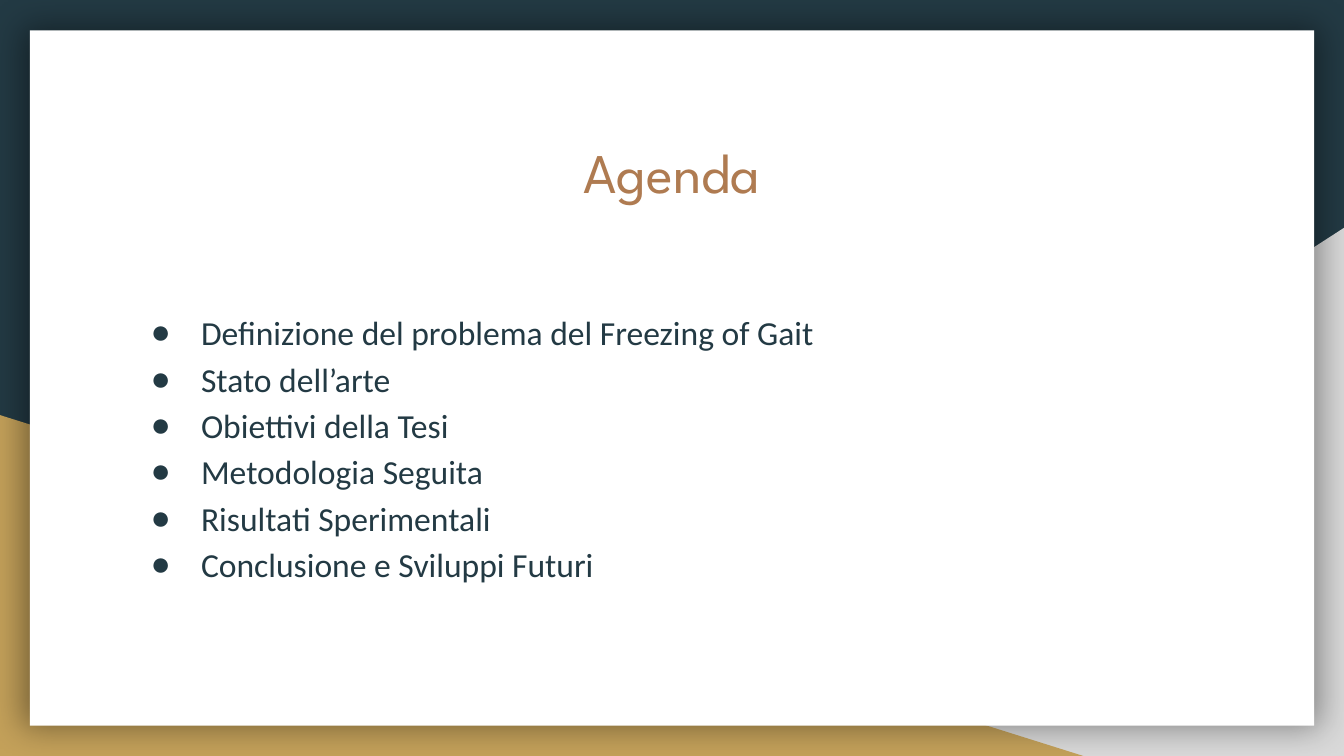
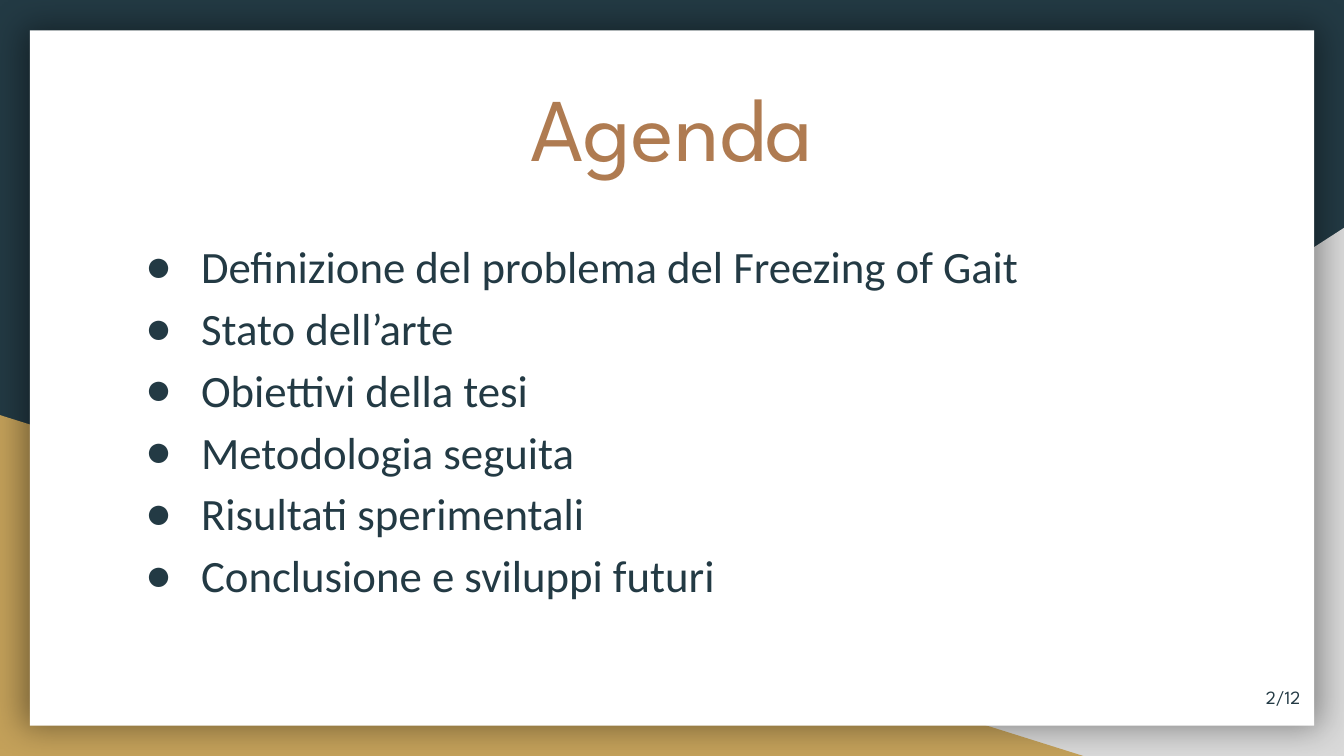
Before and after one commit to fuserale/tesi, a slide deck: slide 2 of tex_tesi/Apprendimento non supervisionato per l’identificazione di contesti di Freezing of Gait (FOG) in pazienti affetti da Morbo di Parkinson.pptx. Drawn at 1344x756 pixels with LibreOffice and Linux fonts; fonts in the diff are those of the drawing. Boxes give left, top, right and bottom in pixels: in the first picture for what was removed or moved away, otherwise in the second. Text is boxed around its words. In the diff, an @@ line names an element or a change of style, - is before the commit and + after.

```diff
--- a/tex_tesi/Apprendimento non supervisionato per l’identificazione di contesti di Freezing of Gait (FOG) in pazienti affetti da Morbo di Parkinson.pptx
+++ b/tex_tesi/Apprendimento non supervisionato per l’identificazione di contesti di Freezing of Gait (FOG) in pazienti affetti da Morbo di Parkinson.pptx
@@ title "Agenda": place and size @@
-title "Agenda" at bbox=[584, 154, 760, 206]
+title "Agenda" at bbox=[531, 99, 813, 181]
@@ title "Agenda" at bbox=[531, 99, 813, 181]: size 30 to 48 pt @@
@@ text "Definizione del problema del Freezing ...": place and size @@
-text "Definizione del problema del Freezing ..." at bbox=[201, 321, 813, 583]
+text "Definizione del problema del Freezing ..." at bbox=[201, 252, 1018, 600]
@@ text at bbox=[201, 252, 1018, 346]: size 18 to 24 pt in "Definizione del problema del Freezing of Gait", "Stato dell’arte"; indent changed @@
@@ text at bbox=[201, 376, 715, 600]: text changed; size 18 to 24 pt @@
-● Obiettivi della Tesi
-● Metodologia Seguita
-● Risultati Sperimentali
-● Conclusione e Sviluppi Futuri
+● Obiettivi della tesi
+● Metodologia seguita
+● Risultati sperimentali
+● Conclusione e sviluppi futuri
@@ page number added at bbox=[1266, 691, 1301, 706], 10 pt, text #233A44 @@
+2/12
```
Also in this commit, not shown: 6 other slides changed, 5 slides added, 5 slides removed.
